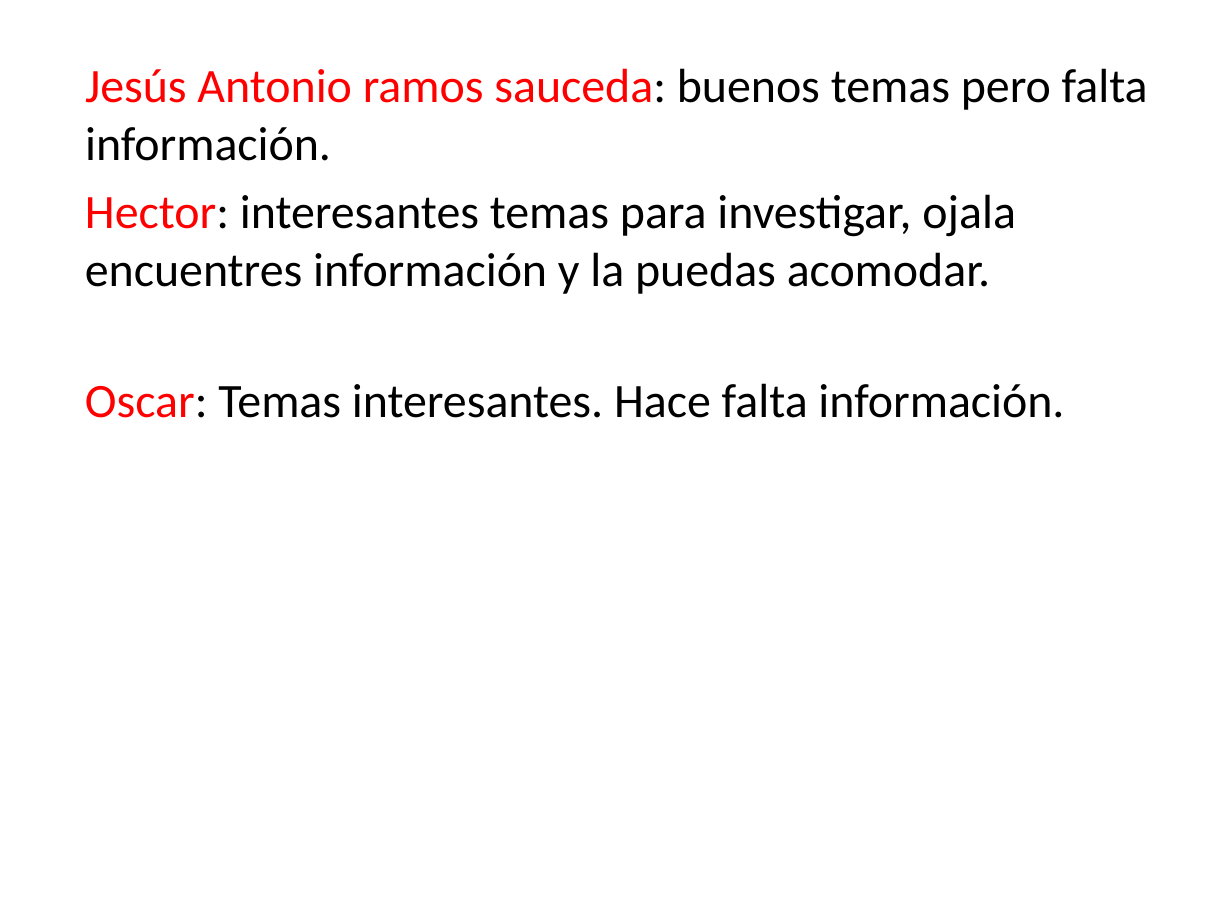
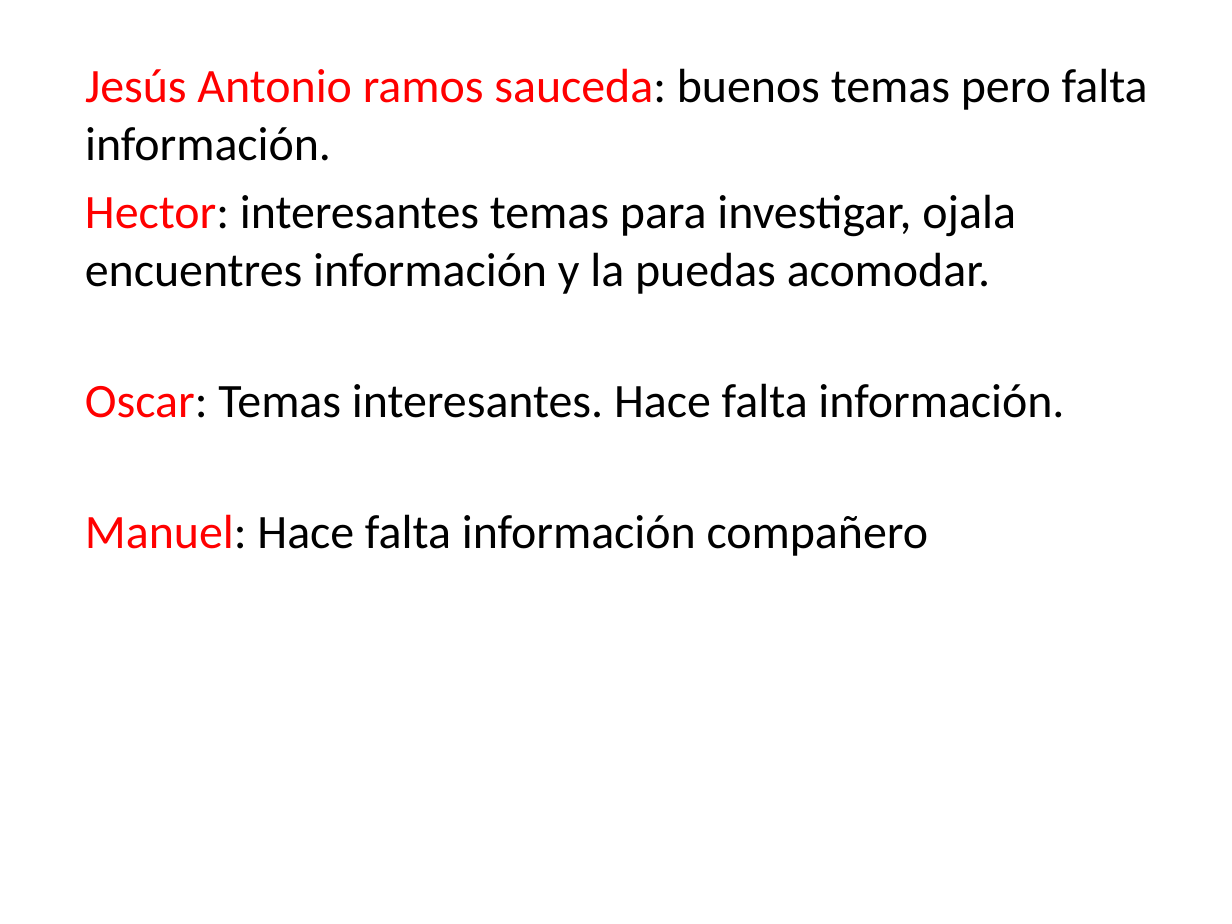
Before and after one commit to lc850/auditoria, a slide deck: slide 2 of 7 - Etapa de la justificación.pptx. Drawn at 1232x924 pixels with LibreOffice and Linux fonts; fonts in the diff are those of the drawing. Boxes give left, top, right and bottom in pixels: in the first picture for what was removed or moved away, otherwise in the second. Text is boxed around its words. In the diff, an @@ line names an element or a change of style, - is before the commit and + after.

Commit message:
retro

```diff
--- a/7 - Etapa de la justificación.pptx
+++ b/7 - Etapa de la justificación.pptx
@@ text added at (85,514,928,556), 28 pt, text #000000 @@
+Manuel: Hace falta información compañero
```
